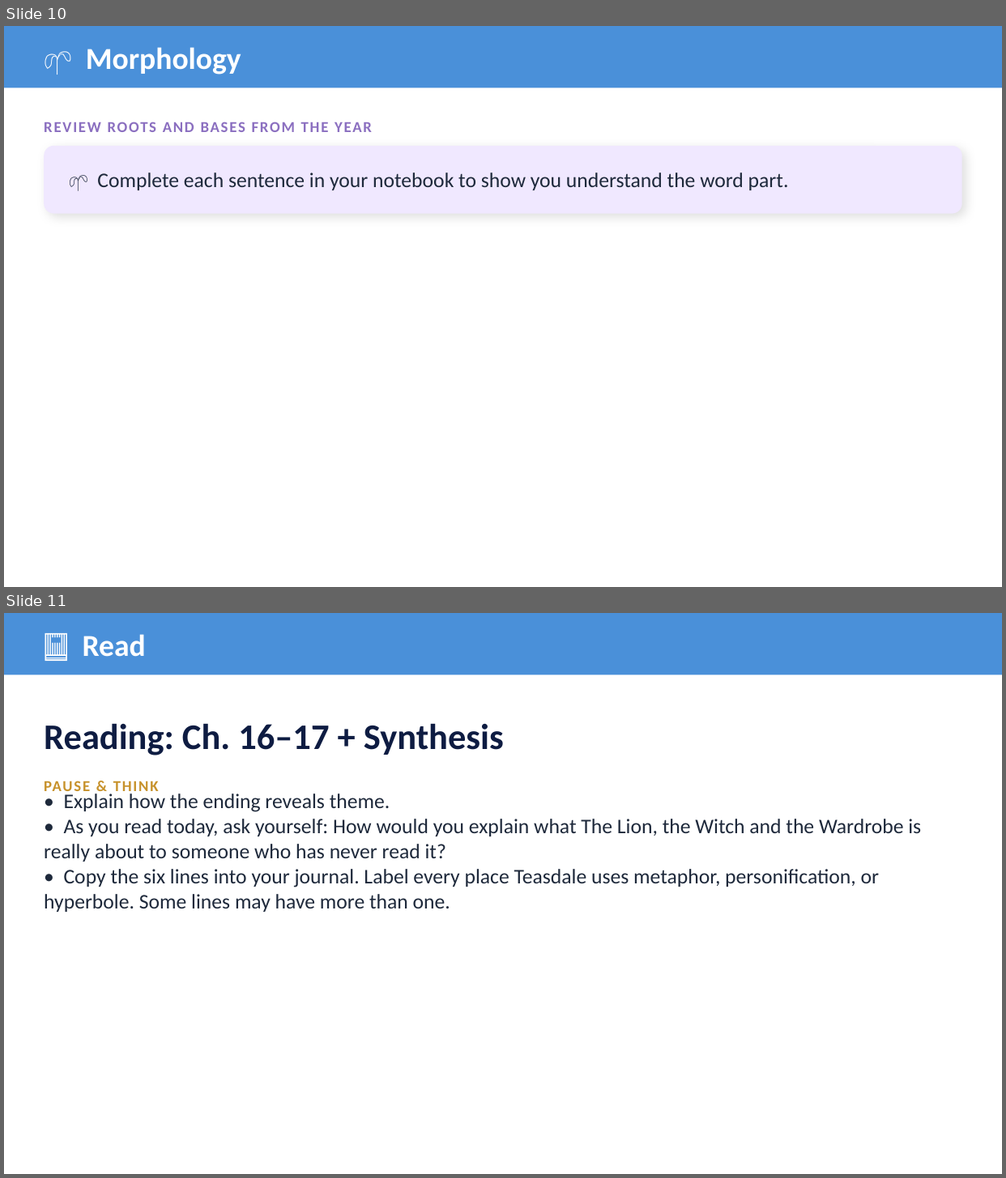
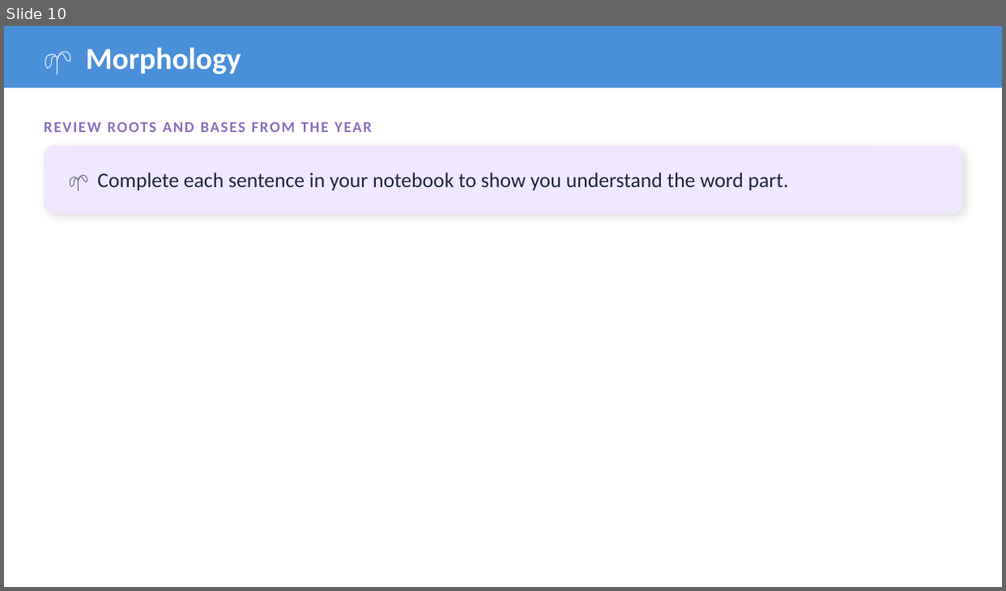
Before and after one commit to optimaondemand/optima-3rd-ela, a slide deck: Planning docs/Slides/lesson-30-4-teacher-slides.pptx. Shown one above the other, each under a label of ours: slides 10 and 11 before the commit, slide 10 after it. The pictures are 1006x1178 and 1006x591 pixels, drawn with LibreOffice and Linux fonts; fonts in the diff are those of the drawing. Boxes give left, top, right and bottom in pixels: in the first picture for what was removed or moved away, otherwise in the second. Text is boxed around its words. In the diff, an @@ line names an element or a change of style, - is before the commit and + after.

```diff
--- a/Planning docs/Slides/lesson-30-4-teacher-slides.pptx
+++ b/Planning docs/Slides/lesson-30-4-teacher-slides.pptx
@@ slide 11 removed at box(4, 613, 1002, 1174), background #FFFFFF @@
@@ rectangle removed at box(4, 613, 1002, 675) @@
@@ text removed at box(83, 634, 146, 657) @@
-📕 Read
@@ text removed at box(44, 723, 504, 756) @@
-Reading: Ch. 16–17 + Synthesis
@@ text removed at box(44, 781, 159, 796) @@
-PAUSE & THINK
@@ text removed at box(44, 794, 921, 912) @@
-• Explain how the ending reveals theme.
-• As you read today, ask yourself: How would you explain what The Lion, the Witch and the Wardrobe is really about to someone who has never read it?
-• Copy the six lines into your journal. Label every place Teasdale uses metaphor, personification, or hyperbole. Some lines may have more than one.
```
Also in this commit, not shown: 2 slides changed, 1 slide added, 41 other files.
